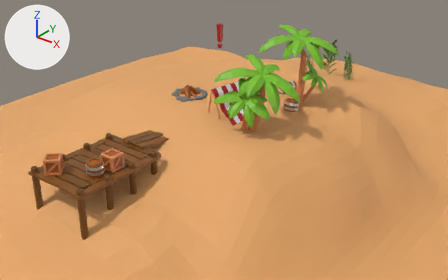
The glTF model three-website/public/island.glb, before and after one commit.
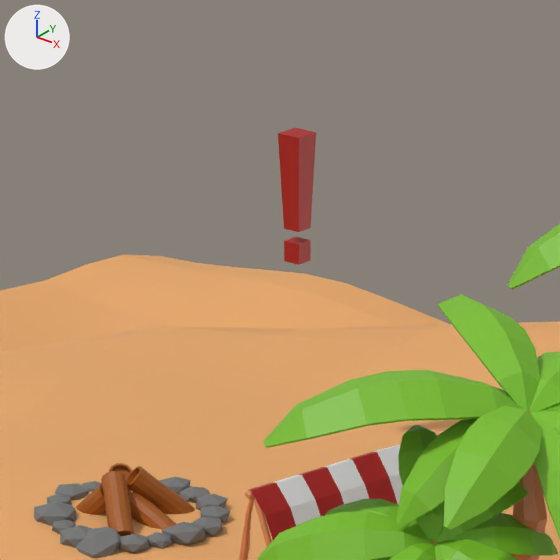
Each version is shown from a 50 mm camera at (6.51, -8.03, 4.6) aimed at (0.5, -0.51, -0.07), then close up on the part from 37% to 60% of the width and 0% to 37% of the height. The lights are fixed; the arrows at upper left show +X, +Y and +Z. Where no turn or scale is listed for an object, it has been applied to the vertices. Vertices at the same position are counted once.

Before the edit, the objects in view are built like this:
```python
me_cube = bpy.data.meshes.new('Cube')
me_cube.from_pydata(...)  # 16 vertices, 24 faces; spans x -1.0..1.0, y -1.0..1.0, z -1.0..1.0
me_cube.materials.append(mat_tarp2)  # red #ac1915
me_plane_009 = bpy.data.meshes.new('Plane.009')
me_plane_009.from_pydata(...)  # 42 vertices, 80 faces; spans x -6.19..0.0, y -1.09..1.07, z -0.07..1.29
me_plane_009.materials.append(mat_leaf)  # green #7bc027
ob_icon = bpy.data.objects.new('Icon', me_cube)
ob_icon.location = (0.0, 0.0, 1.562)
ob_icon.scale = (0.0423, 0.0423, 0.207)
ob_plane_016 = bpy.data.objects.new('Plane.016', me_plane_009)
ob_plane_016.location = (1.706, -1.15, 1.562)
ob_plane_016.rotation_euler = (-0.138, 0.206, -0.527)  # degrees (-7.9, 12, -30)
ob_plane_016.scale = (0.0939, 0.0939, 0.0939)
ob_plane_025 = bpy.data.objects.new('Plane.025', me_plane_009)
ob_plane_025.location = (1.671, -1.503, 1.299)
ob_plane_025.rotation_euler = (0.0753, 0.527, -0.775)  # degrees (4.3, 30, -44)
ob_plane_025.scale = (0.0635, 0.0635, 0.0635)
# also in view: 'Circle.001' at (1.62, -1.28, 0.95); 'Island' at (-0.03, 0.05, -0.17); 'Plane.014' at (1.9, -1.26, 1.34); 'Support' at (0.96, -0.96, 0.95); 'Timber.004' at (0.19, -0.91, 0.8)
```
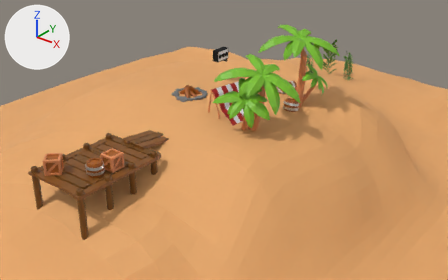
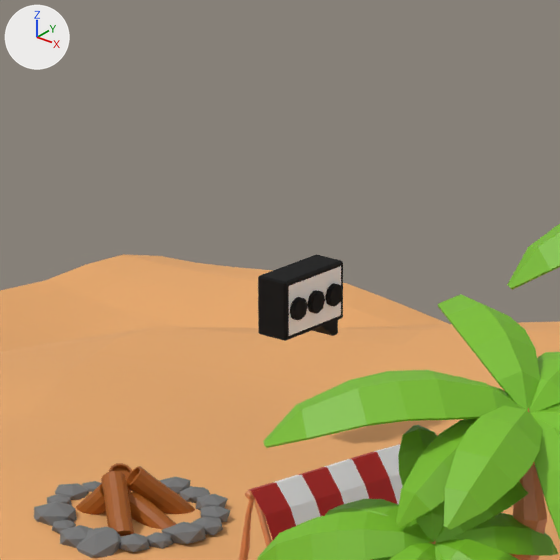
What the commit changed:
Material 'Black' (mat_black) is new.
Its base color is (0.0, 0.0, 0.0) (black #000000).
Its roughness is 1.0.
me_cube is used by ob_icon; location (0.0, 0.0, 1.562); scale (0.0423, 0.0423, 0.207).
me_cube had 16 vertices, 24 faces and spanned x -1.0..1.0, y -1.0..1.0, z -1.0..1.0.
me_cube no longer uses material mat_tarp2 (red #ac1915).
me_cube now has 190 vertices, 364 faces and spans x -0.57..0.55, y -1.11..0.89, z -1.45..1.0.
me_cube part 1: 16 vertices removed from x -1.0..1.0, y -1.0..1.0, z -1.0..1.0; 190 vertices added at x -0.57..0.55, y -1.11..0.89, z -1.45..1.0.
me_cube now uses material mat_black (black #000000).
me_cube now uses material mat_tarp (white #e7e7e7).
Object 'Icon' (ob_icon) moves from (0.0, 0.0, 1.562) to (0.0, 0.0, 1.232).
Object 'Icon' (ob_icon) turns from (0, 0, 0) to (0, -180, 0) degrees about x, y and z.
Object 'Icon' (ob_icon) is rescaled from (0.0423, 0.0423, 0.207) to (-0.133, -0.148, -0.097).

Boxes (x1, y1, x2, y2) around the edits, measured in the close-ups (560 x 560 px):
'Icon', reshaped, moved, turned, rescaled
    before: (278, 128, 316, 265)
    after: (258, 255, 343, 341)
